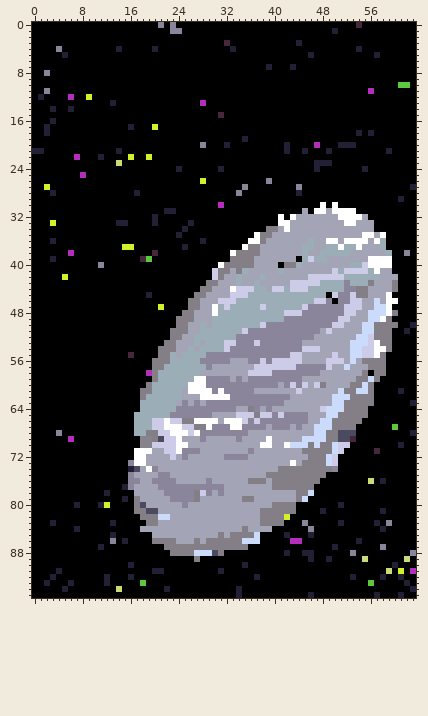
Pixel-art file -- Assets/Planet Cards/Egg.aseprite. That is the earlier state.
64x96 pixels, 1 frame.
New version:
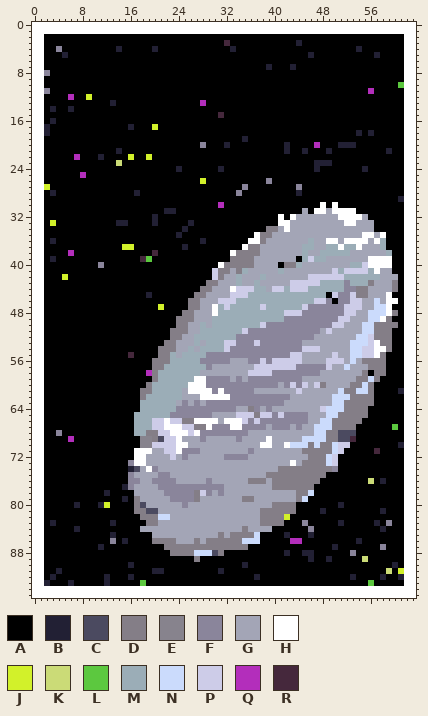
Palette (. is transparent): A #000000  B #222034  C #4b4a60  D #847e87  E #87838d  F #8a859b  G #a3a5b6  H #ffffff  J #d2f12a  K #cbdb77  L #5cc83f  M #9badb7  N #cbdbfc  P #cdcce8  Q #b32ebb  R #45283c
Changes in this commit:
Layer "Background":
The edit turns colour A into colour H in row 0 at x 0 to 20, 22, 24 to 53 and 55 to 63; in row 1 at x 0 to 22, 25 to 49 and 51 to 63; in rows 2 to 9 at x 0 to 1 and 62 to 63; in row 10 at x 0 to 1 and 63; in row 11 at x 0 to 1 and 62 to 63; in row 12 at x 0 and 62 to 63.
The edit turns colour A into colour H in rows 13 to 20 at x 0 to 1 and 62 to 63; in row 21 at x 62 to 63; in rows 22 to 26 at x 0 to 1 and 62 to 63; in row 27 at x 0 to 1 and 62; in rows 28 to 37 at x 0 to 1 and 62 to 63; in row 38 at x 0 to 1 and 63.
The edit turns colour A into colour H in rows 39 to 49 at x 0 to 1 and 62 to 63; in row 50 at x 0 to 1 and 62; in row 51 at x 0 to 1 and 63; in rows 52 to 62 at x 0 to 1 and 62 to 63; in row 63 at x 0 to 1 and 62; in rows 64 to 67 at x 0 to 1 and 62 to 63.
The edit turns colour A into colour H in row 68 at x 0 to 1 and 62; in rows 69 to 87 at x 0 to 1 and 62 to 63; in row 88 at x 0 to 1 and 62; in row 89 at x 0 to 1 and 63; in row 90 at x 0 to 1 and 62 to 63; in row 91 at x 0 to 1 and 62.
The edit turns colour A into colour H in row 92 at x 0 to 1 and 62 to 63; in row 93 at x 0 to 1 and 63; in row 94 at x 0 to 4, 6 to 13, 15 to 21, 23 to 33 and 35 to 62; in row 95 at x 0 to 33, 35 to 45, 47 to 56, 58 to 60 and 62 to 63.
The edit turns colour B into colour H in row 1 at x 50; in row 12 at x 1; in row 21 at x 0 to 1; in row 27 at x 63; in row 50 at x 63; in row 51 at x 62.
The edit turns colour B into colour H in row 63 at x 63; in row 68 at x 63; in row 93 at x 62; in row 94 at x 5, 22, 34 and 63; in row 95 at x 34, 46, 57 and 61.
The edit turns colour F into colour H in row 0 at x 21 and 23; in row 1 at x 23 to 24; in row 38 at x 62; in row 88 at x 63.
The edit turns colour K into colour H in row 89 at x 62; in row 94 at x 14.
The edit turns colour L into colour H in row 10 at x 62.
The edit turns colour Q into colour H in row 91 at x 63.
The edit turns colour R into colour H in row 0 at x 54.
Pixel boxes of the changes (left, top, right, bottom) in both pictures:
changed: (32, 22, 416, 598)
